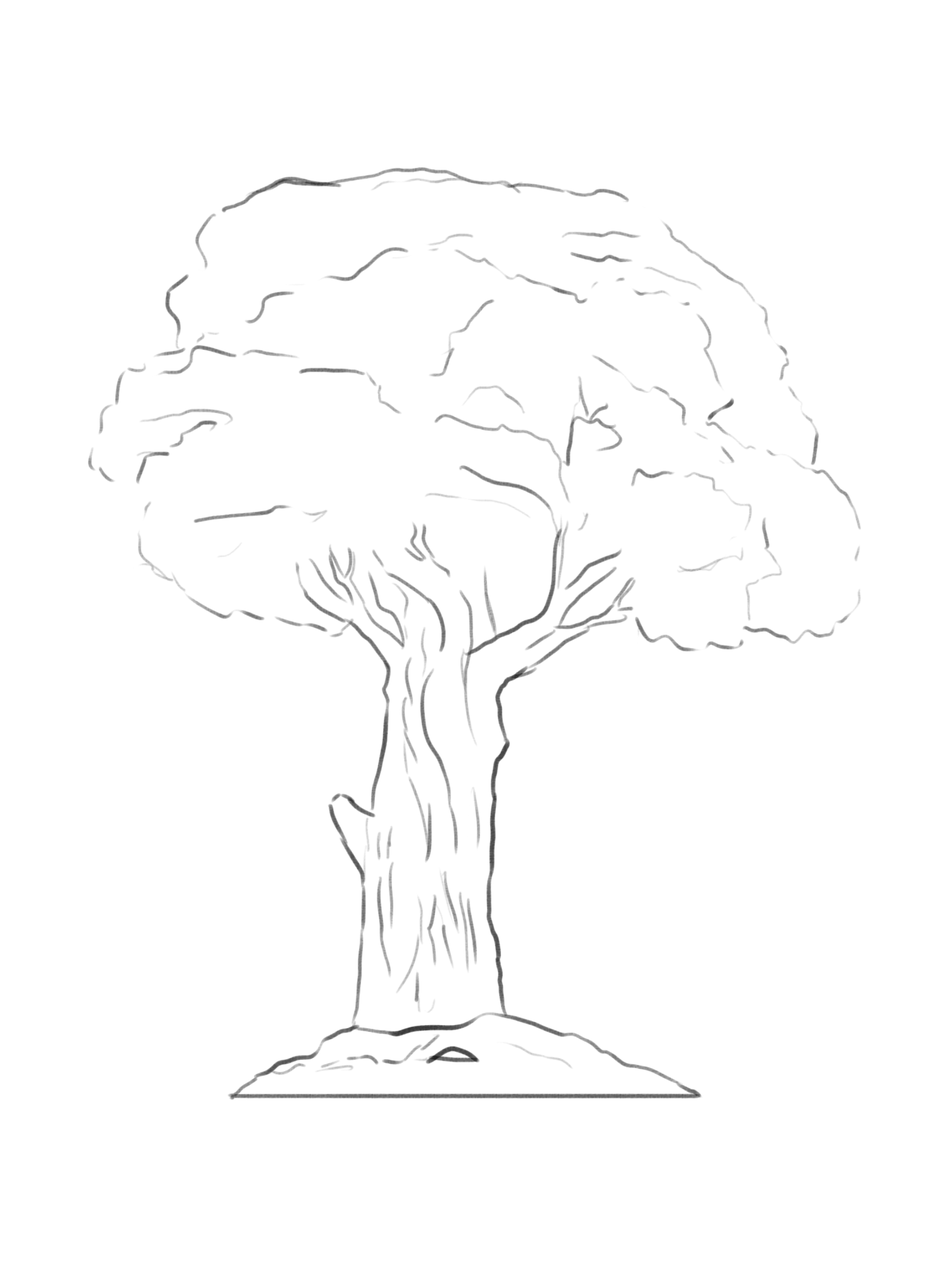
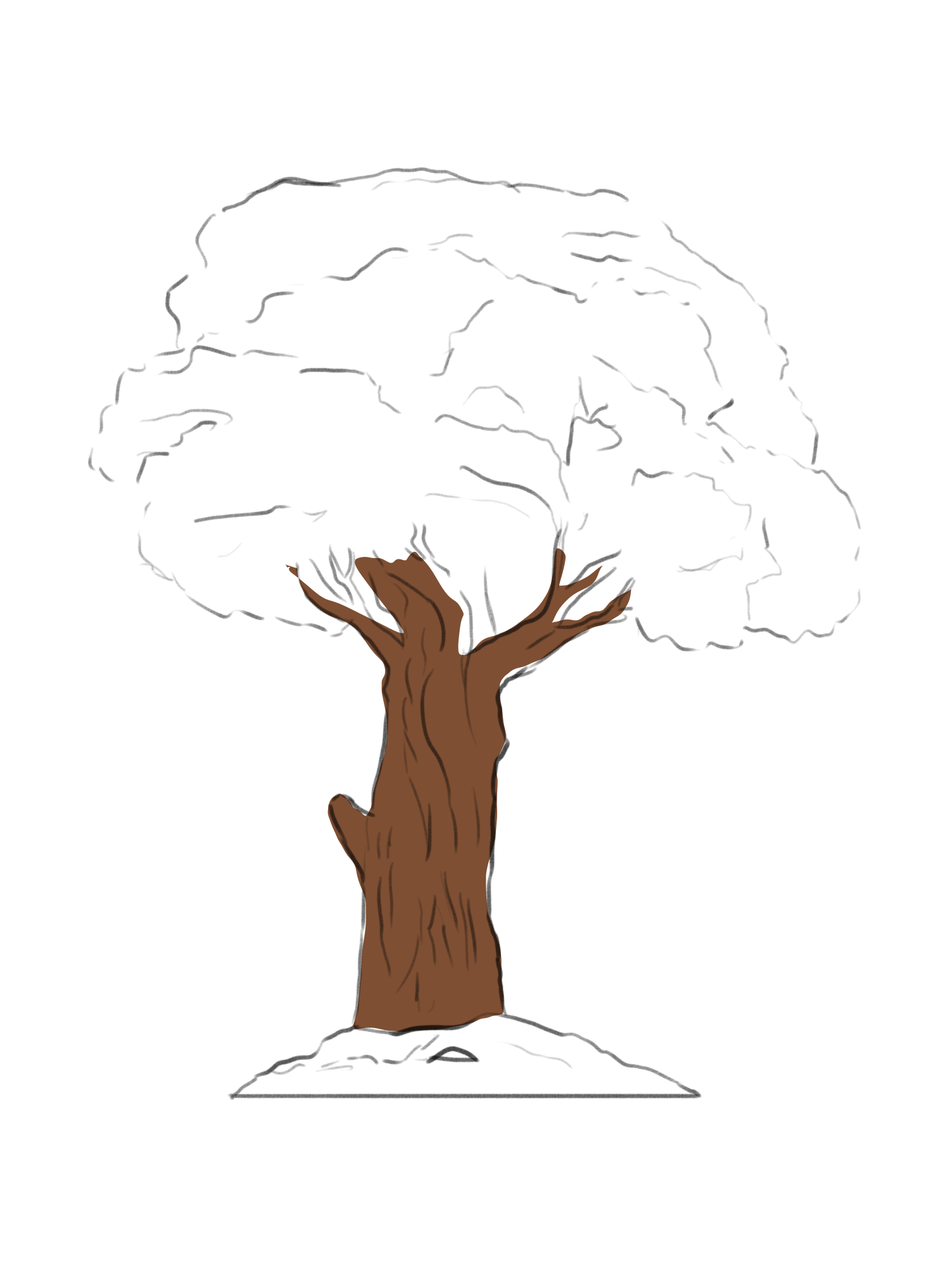
Revision of a layered 950 × 1267 image; what changed, layer by layer:
added layer "Calque 2" over [285, 547, 632, 1032]
